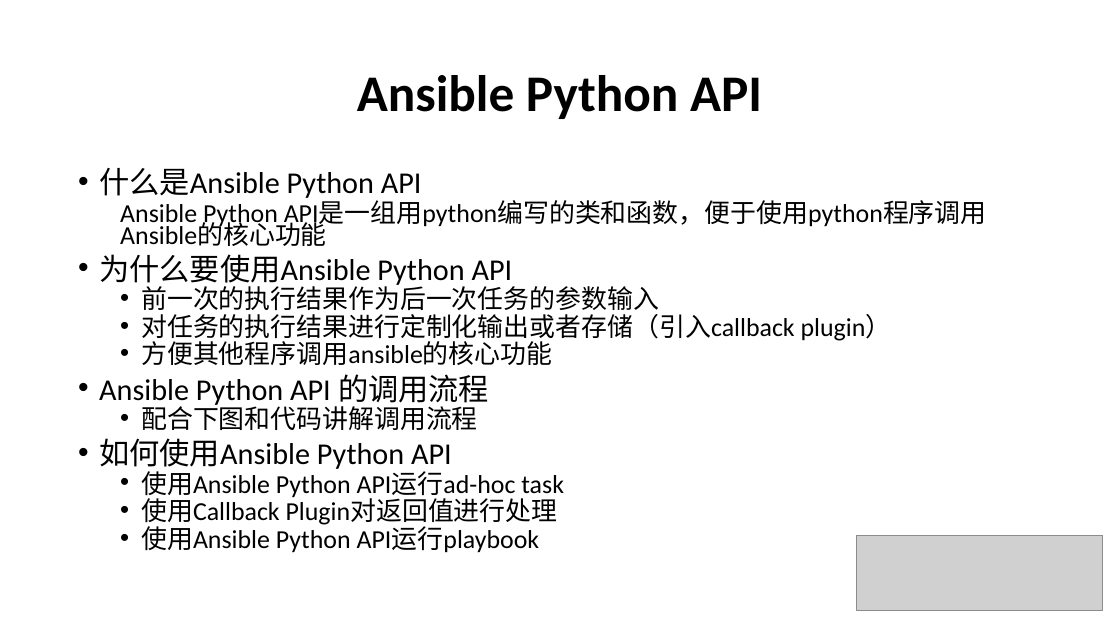
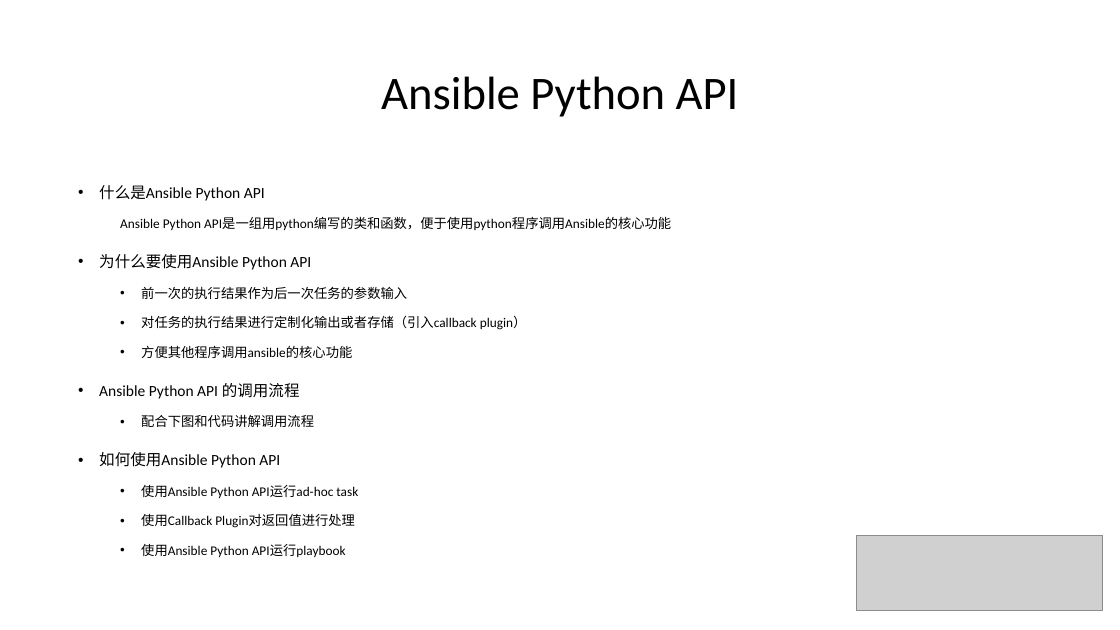
Before and after one commit to leeyan85/ansible-develop, a slide deck: slide 6 of 06-Ansible develop.pptx. Drawn at 1120x630 pixels with LibreOffice and Linux fonts; fonts in the diff are those of the drawing; grey boxes stand for pictures. Boxes give left, top, right and bottom in pixels: in the first picture for what was removed or moved away, otherwise in the second. Text is boxed around its words. In the diff, an @@ line names an element or a change of style, - is before the commit and + after.

Commit message:
ansible process modify

```diff
--- a/06-Ansible develop.pptx
+++ b/06-Ansible develop.pptx
@@ title "Ansible Python API" at <box>381,76,739,117</box>: size 44 to 40 pt, bold off @@
@@ text "什么是Ansible Python API" at <box>99,185,671,557</box>: size 25.9 to 13.3 pt in "什么是Ansible Python API", "为什么要使用Ansible Python API", "Ansible Python API 的调用流程", "如何使用Ansible Python API"; size 22.2 to 11.4 pt in "Ansible Python API是一组用python编写的类和函数，便于使用python程序调用Ansible的核心 ...", "前一次的执行结果作为后一次任务的参数输入", "对任务的执行结果进行定制化输出或者存储（引入callback plugin）", "方便其他程序调用ansible的核心功能" and 4 more places; line spacing 0.7 to 1.5 @@
```
Also in this commit, not shown: 6 other slides changed, 1 other file.
